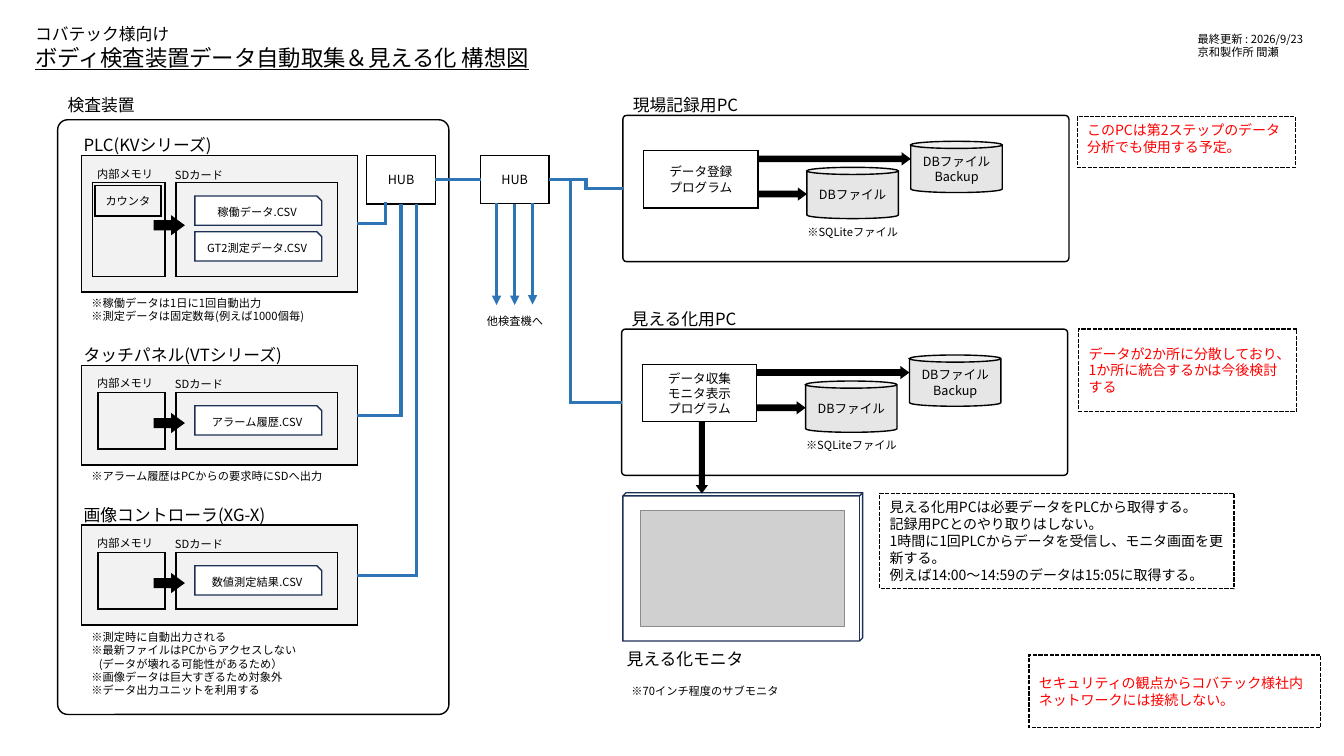
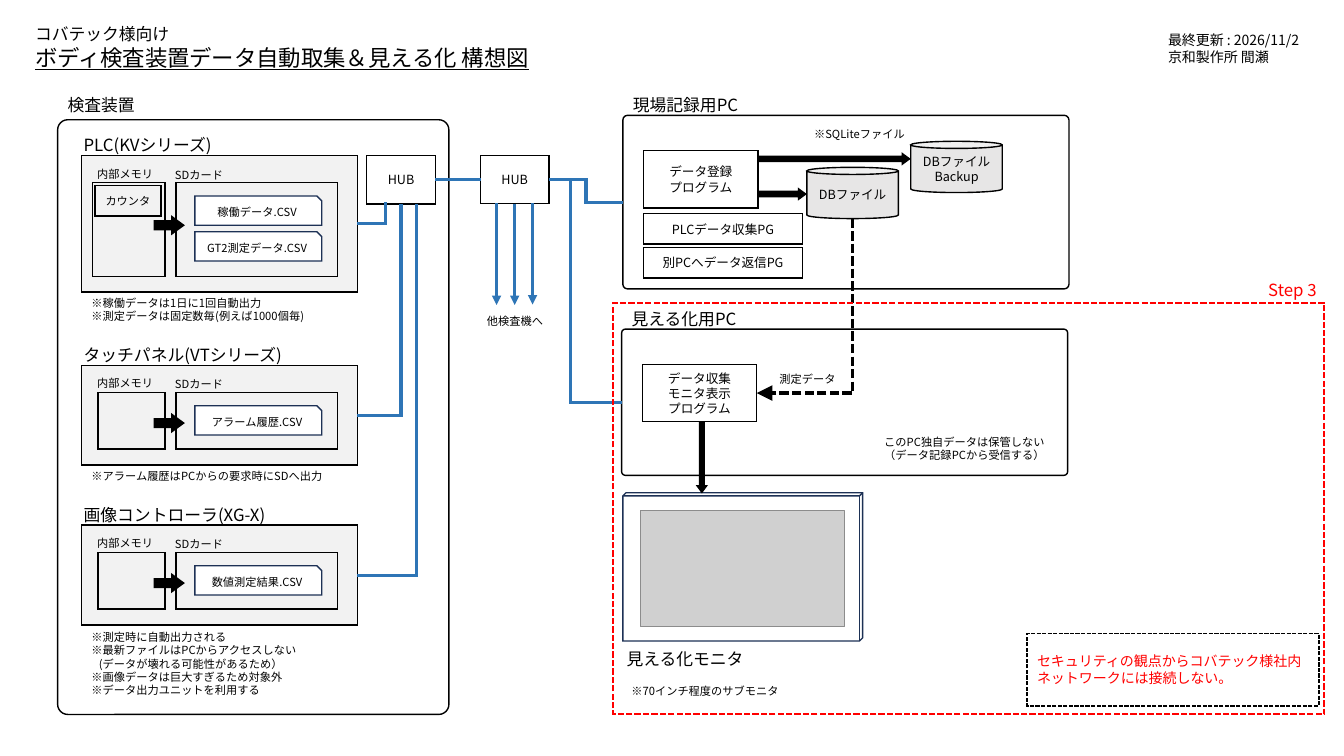
Before and after one commit to BUMZOH/body_inspect_visualize_coba, a slide deck: slide 1 of docs/Step3仕様書.pptx (slide 4 before the commit). Drawn at 1344x756 pixels with LibreOffice and Linux fonts; fonts in the diff are those of the drawing; grey boxes stand for pictures. Boxes give left, top, right and bottom in pixels: in the first picture for what was removed or moved away, otherwise in the second. Text is boxed around its words. In the diff, an @@ line names an element or a change of style, - is before the commit and + after.

```diff
--- a/docs/Step3仕様書.pptx
+++ b/docs/Step3仕様書.pptx
@@ text "最終更新 : 2026/11/2": place and size @@
-text "最終更新 : 2026/11/2" at <box>1198,33,1303,57</box>
+text "最終更新 : 2026/11/2" at <box>1168,33,1299,63</box>
@@ text at <box>1168,33,1299,48</box>: text changed; size 8 to 10 pt @@
-最終更新 : 2026/9/23
+最終更新 : 2026/11/2
@@ text at <box>1168,50,1269,63</box>: size 8 to 10 pt in "京和製作所 間瀬" @@
@@ rounded rectangle: place and size @@
-rounded rectangle at <box>623,115,1070,261</box>
+rounded rectangle at <box>623,115,1070,288</box>
@@ rectangle removed at <box>1078,117,1296,167</box> @@
-このPCは第2ステップのデータ分析でも使用する予定。
@@ text "※SQLiteファイル": place and size @@
-text "※SQLiteファイル" at <box>807,227,898,238</box>
+text "※SQLiteファイル" at <box>814,129,905,140</box>
@@ elbow line moved from (623, 189) - (549, 179) to (623, 203) - (549, 179) @@
@@ rectangle added at <box>643,214,803,244</box>, outline #000000 1 pt, 9 pt, text #000000 @@
+PLCデータ収集PG
@@ elbow arrow added from (853, 219) to (757, 393), #000000 2.25 pt dashed @@
@@ rectangle added at <box>643,247,803,277</box>, outline #000000 1 pt, 9 pt, text #000000 @@
+別PCへデータ返信PG
@@ text added at <box>1268,283,1316,300</box>, 12 pt, text #FF0000 @@
+Step 3
@@ rectangle added at <box>614,302,1326,715</box>, outline #FF0000 1.5 pt dashed @@
@@ rectangle removed at <box>1079,329,1297,411</box> @@
-データが2か所に分散しており、1か所に統合するかは今後検討する
@@ cylinder removed at <box>909,355,1001,406</box> @@
-DBファイル
-Backup
@@ right arrow removed at <box>756,366,909,379</box> @@
@@ text added at <box>779,373,835,384</box>, 8 pt, text #000000 @@
+測定データ
@@ cylinder removed at <box>806,381,897,433</box> @@
-DBファイル
@@ right arrow removed at <box>756,401,806,414</box> @@
@@ text removed at <box>806,440,897,451</box> @@
-※SQLiteファイル
@@ text added at <box>884,436,1044,460</box>, 8 pt, text #000000 @@
+このPC独自データは保管しない
+（データ記録PCから受信する）
@@ rectangle removed at <box>880,493,1235,589</box> @@
-見える化用PCは必要データをPLCから取得する。
-記録用PCとのやり取りはしない。
-1時間に1回PLCからデータを受信し、モニタ画面を更新する。
-例えば14:00～14:59のデータは15:05に取得する。
@@ rectangle "セキュリティの観点からコバテック様社内ネットワークには接続しない。": place and size @@
-rectangle "セキュリティの観点からコバテック様社内ネットワークには接続しない。" at <box>1029,655,1321,728</box>
+rectangle "セキュリティの観点からコバテック様社内ネットワークには接続しない。" at <box>1027,634,1319,707</box>
```
Also in this commit, not shown: 2 other slides changed, 5 other files.
